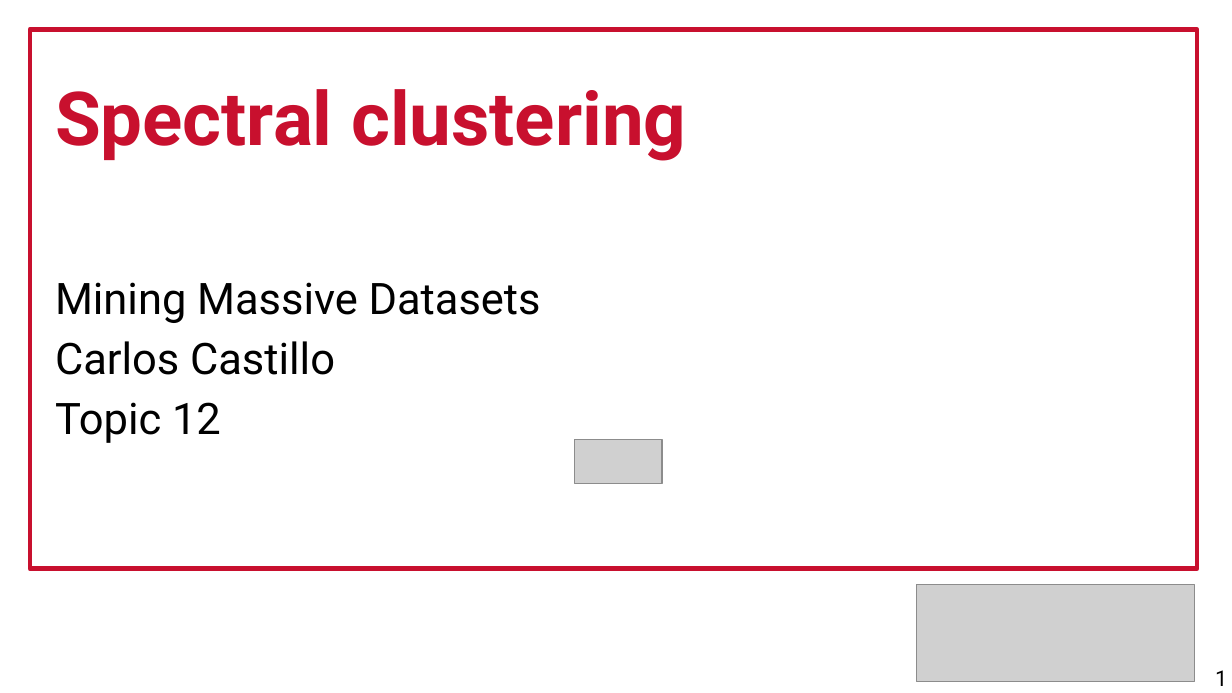
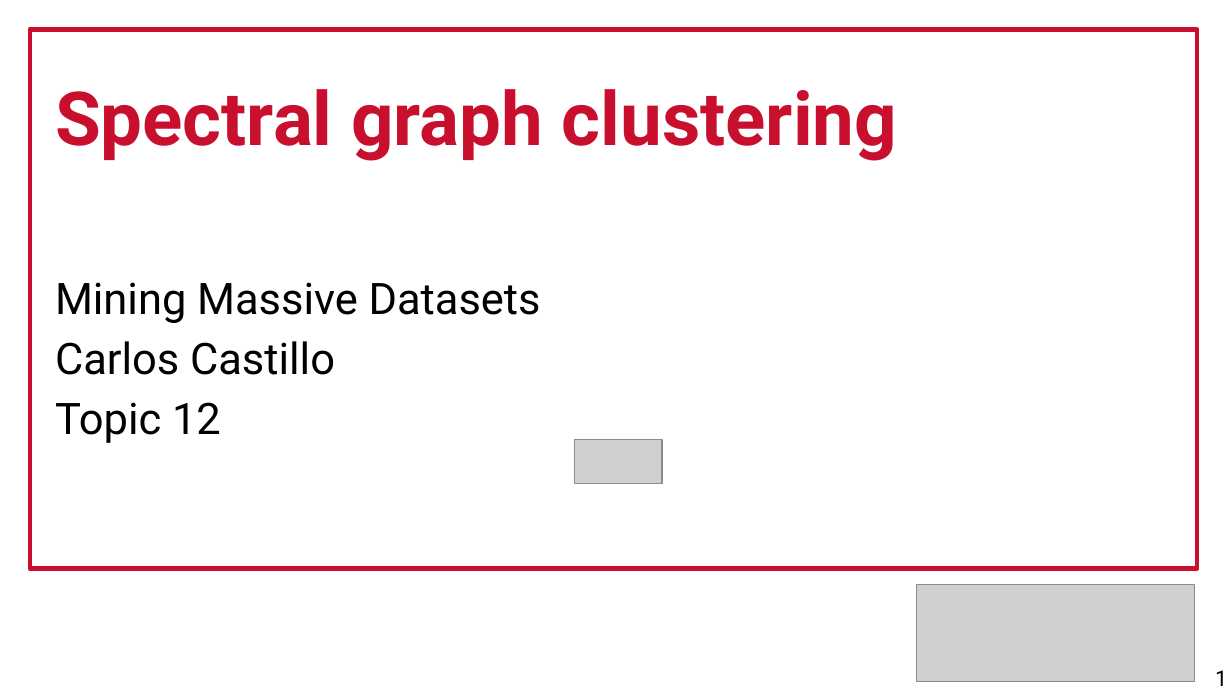
Before and after one commit to marco-calautti/data-mining-course, a slide deck: slide 1 of theory/tt12_spectral_graph_clustering.odp. Drawn at 1232x693 pixels with LibreOffice and Linux fonts; fonts in the diff are those of the drawing; grey boxes stand for pictures. Boxes give left, top, right and bottom in pixels: in the first picture for what was removed or moved away, otherwise in the second. Text is boxed around its words. In the diff, an @@ line names an element or a change of style, - is before the commit and + after.

```diff
--- a/theory/tt12_spectral_graph_clustering.odp
+++ b/theory/tt12_spectral_graph_clustering.odp
@@ text at (55, 89, 897, 161): text changed @@
-Spectral clustering
+Spectral graph clustering
```
Also in this commit, not shown: 28 other slides changed, 3 slides added, 1 slide removed, 1 other file.
